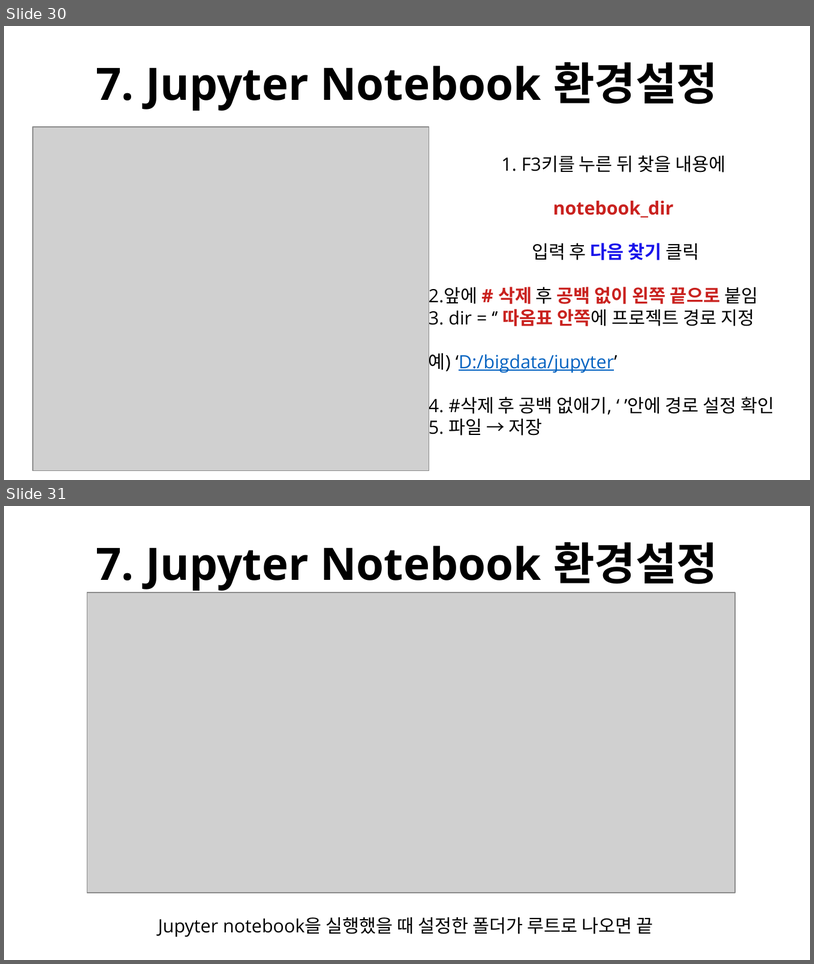
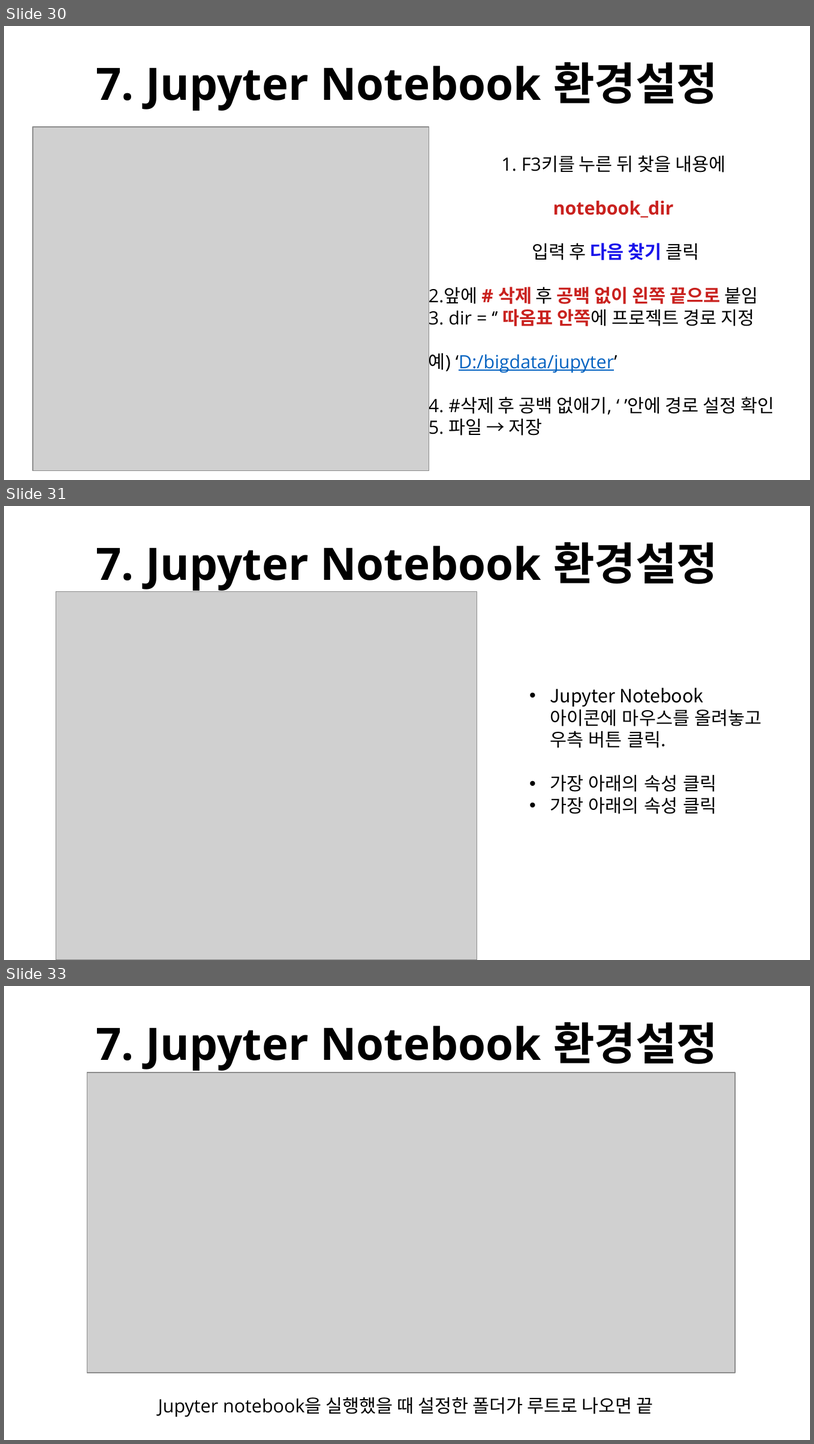
Before and after one commit to haram4th/KSA, a slide deck: 아나콘다_주피터노트북 설치 및 설정.pptx. Shown one above the other, each under a label of ours: slides 30 and 31 before the commit, slides 30, 31 and 33 after it; the slides between them are not shown. The pictures are 814x964 and 814x1444 pixels, drawn with LibreOffice and Linux fonts; fonts in the diff are those of the drawing; grey boxes stand for pictures. Boxes give left, top, right and bottom in pixels: in the first picture for what was removed or moved away, otherwise in the second. Text is boxed around its words. In the diff, an @@ line names an element or a change of style, - is before the commit and + after.

```diff
--- a/아나콘다_주피터노트북 설치 및 설정.pptx
+++ b/아나콘다_주피터노트북 설치 및 설정.pptx
@@ slide 31 added at [4,506,810,960], background #FFFFFF @@
@@ title added at [96,542,718,591], 44 pt, text #000000, bold @@
+7. Jupyter Notebook 환경설정
@@ picture added at [56,592,477,960] @@
@@ text added at [550,687,762,814], 18 pt, text #000000 @@
+• Jupyter Notebook 아이콘에 마우스를 올려놓고 우측 버튼 클릭.
+• 가장 아래의 속성 클릭
+• 가장 아래의 속성 클릭
@@ what was slide 31 is now slide 33 @@
```
Also in this commit, not shown: 1 slide changed, 1 other slide added.
